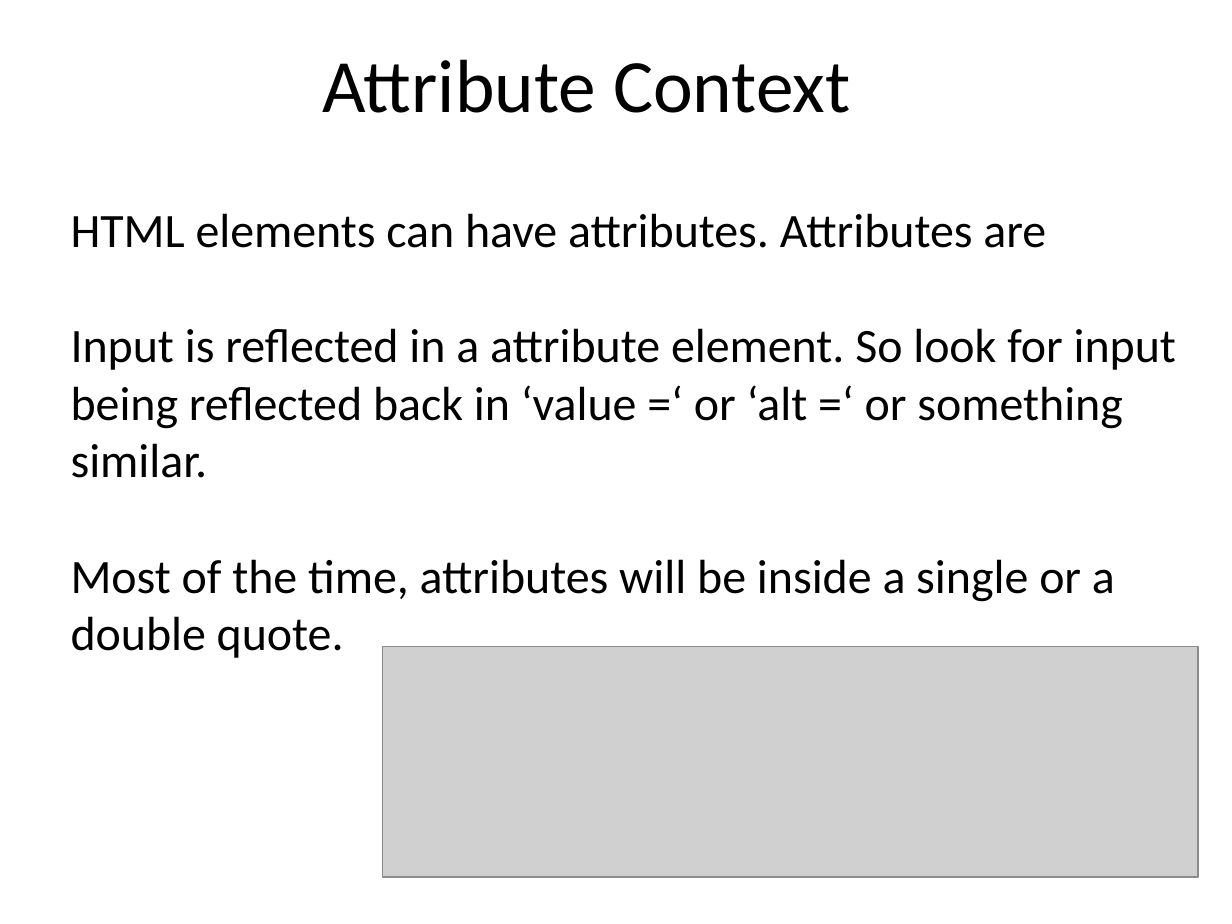
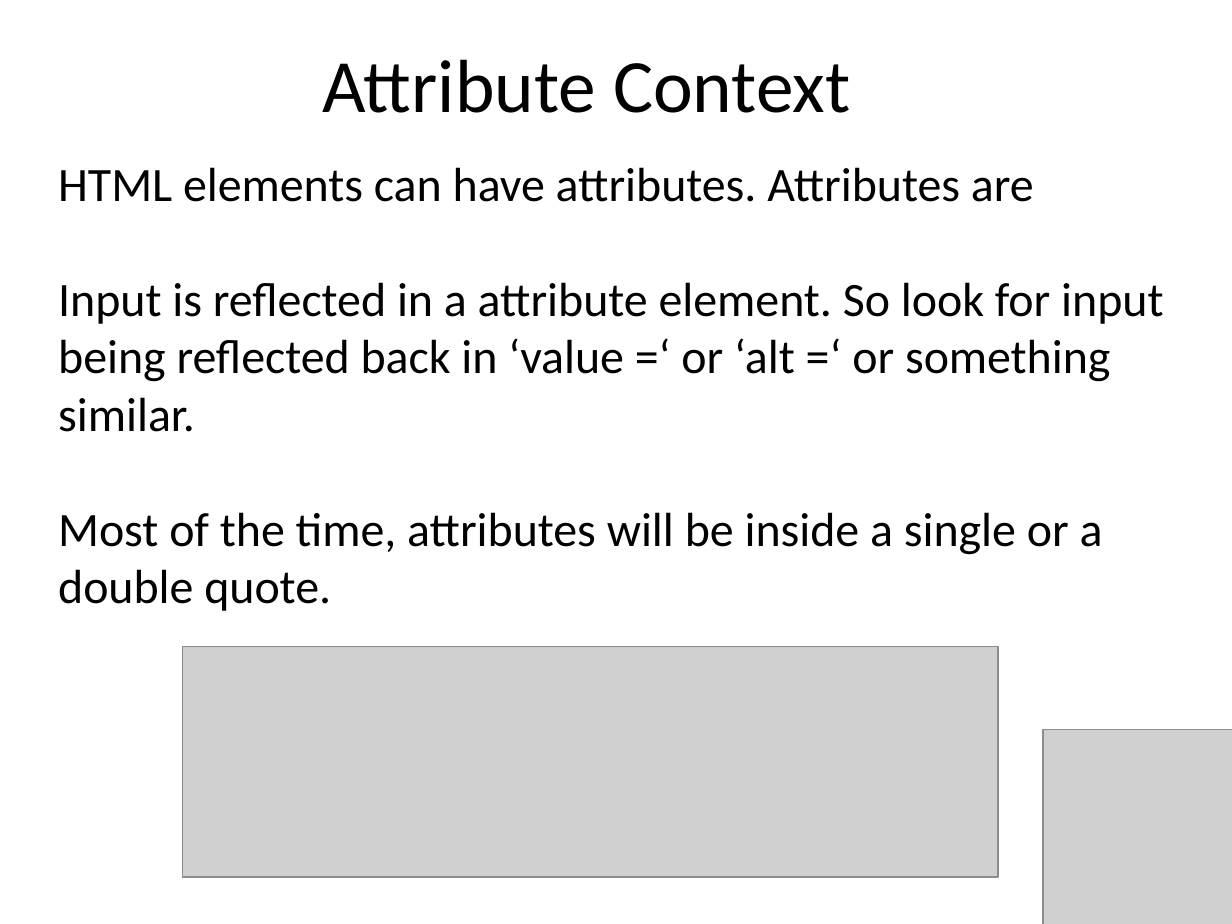
Before and after one commit to snoopysecurity/Public, a slide deck: slide 15 of Presentations/SHU Hacksoc/xss primer- snoopy security (2).ppt. Drawn at 1232x924 pixels with LibreOffice and Linux fonts; fonts in the diff are those of the drawing; grey boxes stand for pictures; background and template pictures are left out. Boxes give left, top, right and bottom in pixels: in the first picture for what was removed or moved away, otherwise in the second. Text is boxed around its words. In the diff, an @@ line names an element or a change of style, - is before the commit and + after.

```diff
--- a/Presentations/SHU Hacksoc/xss primer- snoopy security (2).ppt
+++ b/Presentations/SHU Hacksoc/xss primer- snoopy security (2).ppt
@@ text "HTML elements can have attributes. ...": place and size @@
-text "HTML elements can have attributes. ..." at box(71, 213, 1176, 658)
+text "HTML elements can have attributes. ..." at box(58, 167, 1163, 611)
@@ picture: place and size @@
-picture at box(383, 647, 1199, 877)
+picture at box(182, 647, 998, 877)
@@ picture added at box(1044, 729, 1232, 924) @@
```
Also in this commit, not shown: 36 other slides changed.
